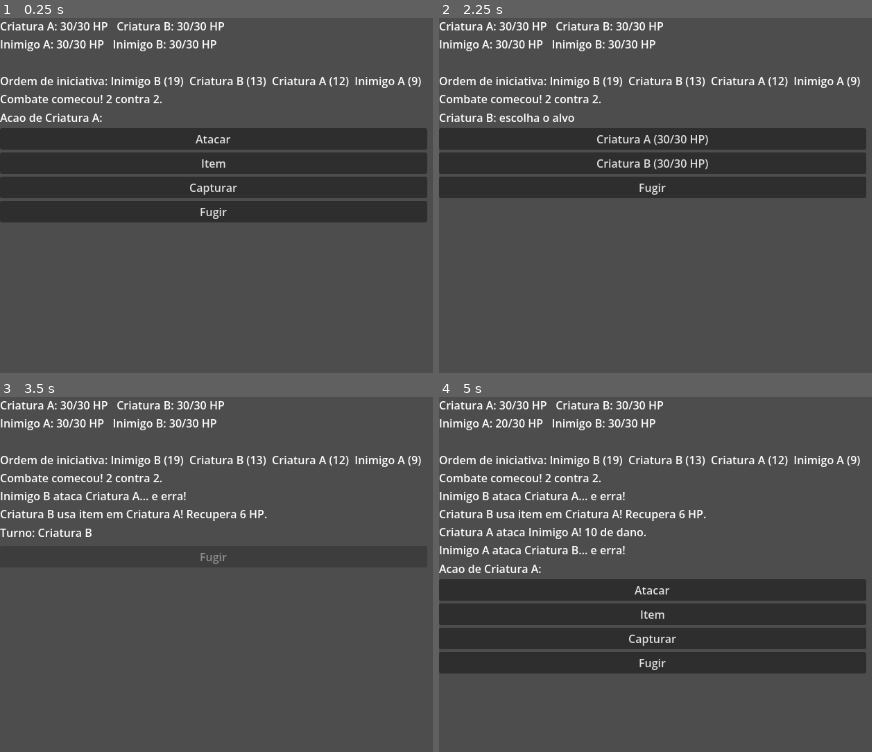
Above: before the commit, frames 1-4 (two rows, left to right).
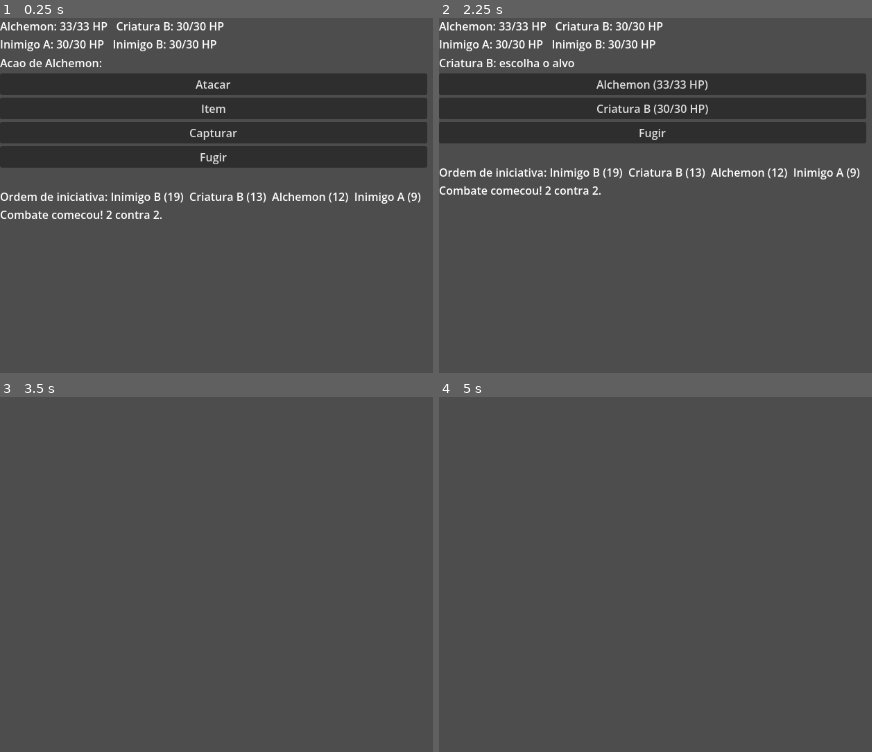
Above: after the commit, the same moments.

Repository: mnedel-ops/TCC-Combate
Game: Godot game, scene res://combat_prototype.tscn
The game is run twice, just before and just after one commit, with the same random seed, the same clock (stepped at 60 frames per second) and the same inputs.
Inputs (mouse positions are in pixels of both pictures, inside the frame that each line leads up to):
- Up to frame 1 (0.25 s): no input
- Up to frame 2 (2.25 s): click "Atacar" at 0.5 s; click "Inimigo A (30/30 HP)" at 1.25 s; click "Item" at 2 s
- Up to frame 3 (3.5 s): click (212, 517) at 2.75 s, where only the run before the commit has a clickable "Criatura A (30/30 HP)"
- Up to frame 4 (5 s): tap Enter at 4.25 s

The runs differ from the first frame. In frame 1, 30% of the frame differs, in the area x 0-99%, y 1-58%; in frame 2, 28%; in frame 3, 4.2%; in frame 4, 29%.

Commit message:
Comecei a refatorar
Criei um resource para armazenar os alchemons. o combate cria a criatura a partir da ficha e torna local.

Diff:
--- /dev/null
+++ b/new-game-project/Alchemons/Alchemon-Generico.tres
@@ -0,0 +1,10 @@
+[gd_resource type="Resource" script_class="alchemon_sheet" format=3 uid="uid://b3mk6fhvww3jr"]
+
+[ext_resource type="Script" uid="uid://cxfaplp86c865" path="res://Alchemons/AlchemonSheet.gd" id="1_0qt6n"]
+
+[resource]
+script = ExtResource("1_0qt6n")
+id = 1
+name = "Alchemon"
+max_hp = 33
+metadata/_custom_type_script = "uid://cxfaplp86c865"
--- /dev/null
+++ b/new-game-project/Alchemons/AlchemonDataBase.gd
@@ -0,0 +1,7 @@
+class_name AlchemonDataBase extends Resource
+@export var alchemons : Array[alchemon_sheet]
+func get_sheet(id: int) -> alchemon_sheet:
+	for item in alchemons:
+		if item.id == id:
+			return item
+	return null
--- /dev/null
+++ b/new-game-project/Alchemons/AlchemonDataBaseComplete.tres
@@ -0,0 +1,10 @@
+[gd_resource type="Resource" script_class="AlchemonDataBase" format=3 uid="uid://mjh0owhcv1br"]
+
+[ext_resource type="Script" uid="uid://cxfaplp86c865" path="res://Alchemons/AlchemonSheet.gd" id="1_5fle6"]
+[ext_resource type="Script" uid="uid://dbofwuofp1xai" path="res://Alchemons/AlchemonDataBase.gd" id="1_nrgsa"]
+[ext_resource type="Resource" uid="uid://b3mk6fhvww3jr" path="res://Alchemons/Alchemon-Generico.tres" id="2_noolv"]
+
+[resource]
+script = ExtResource("1_nrgsa")
+alchemons = Array[ExtResource("1_5fle6")]([null, ExtResource("2_noolv")])
+metadata/_custom_type_script = "uid://dbofwuofp1xai"
--- /dev/null
+++ b/new-game-project/Alchemons/AlchemonSheet.gd
@@ -0,0 +1,6 @@
+class_name alchemon_sheet extends Resource
+#Ficha da criatura.
+#Inserir os atributos das criaturas.
+@export var id: int
+@export var name: String
+@export var max_hp: int
--- a/new-game-project/combat_prototype.gd
+++ b/new-game-project/combat_prototype.gd
@@ -6,6 +6,8 @@
 const FLEE_CHANCE := 5.0 / 6.0
 const CAPTURE_CHANCE := 2.0 / 6.0
 const ITEM_HEAL_AMOUNT := 6
+
+@export var alchemon : alchemon_sheet
 
 # Uma criatura em combate (jogador ou inimiga).
 class Combatant:
@@ -41,7 +43,6 @@
 		kind = p_kind
 		target = p_target
 
-
 @onready var log_label: Label = $VBoxContainer/LogLabel
 @onready var hp_label: Label = $VBoxContainer/HPLabel
 @onready var turn_label: Label = $VBoxContainer/TurnLabel
@@ -61,7 +62,7 @@
 
 func _ready() -> void:
 	player_team = [
-		Combatant.new("Criatura A", MAX_HP, true),
+		Combatant.new(alchemon.name, alchemon.max_hp, true),
 		Combatant.new("Criatura B", MAX_HP, true),
 	]
 	enemy_team = [
@@ -160,7 +161,7 @@
 func _resolve_round() -> void:
 	is_resolving = true
 	_clear_action_buttons()
-	flee_button.disabled = true
+	_set_flee_disabled(true)
 
 	for combatant in turn_order:
 		if combat_over:
@@ -185,7 +186,7 @@
 
 	if not combat_over:
 		is_resolving = false
-		flee_button.disabled = false
+		_set_flee_disabled(false)
 		_start_action_selection()
 
 
@@ -196,24 +197,57 @@
 	return null
 
 
+# Passo 2 de refatoracao pra DOP: essas funcoes agora sao puras - recebem dado,
+# calculam, devolvem o resultado num Dictionary. Nao chamam _log, nao sabem
+# que existe UI. Quem decide como mostrar o resultado eh _log_result().
+func _resolve_attack(actor: Combatant, target: Combatant) -> Dictionary:
+	if randf() < MISS_CHANCE:
+		return {"kind": "attack_miss", "actor": actor, "target": target}
+
+	target.take_damage(ATTACK_DAMAGE)
+	return {"kind": "attack_hit", "actor": actor, "target": target, "damage": ATTACK_DAMAGE}
+
+
+func _resolve_item(actor: Combatant, target: Combatant) -> Dictionary:
+	target.heal(ITEM_HEAL_AMOUNT)
+	return {"kind": "item_used", "actor": actor, "target": target, "amount": ITEM_HEAL_AMOUNT}
+
+
+func _resolve_capture(actor: Combatant, target: Combatant) -> Dictionary:
+	if randf() < CAPTURE_CHANCE:
+		target.alive = false
+		target.hp = 0
+		return {"kind": "capture_success", "actor": actor, "target": target}
+
+	return {"kind": "capture_fail", "actor": actor, "target": target}
+
+
+# Unico lugar que traduz resultado -> texto. Trocar de idioma, formato,
+# ou até de UI (som, animacao) muda so aqui, nunca nas funcoes de calculo acima.
+func _log_result(result: Dictionary) -> void:
+	match result.kind:
+		"attack_miss":
+			_log("%s ataca %s... e erra!" % [result.actor.creature_name, result.target.creature_name])
+		"attack_hit":
+			_log("%s ataca %s! %d de dano." % [result.actor.creature_name, result.target.creature_name, result.damage])
+		"item_used":
+			_log("%s usa item em %s! Recupera %d HP." % [result.actor.creature_name, result.target.creature_name, result.amount])
+		"capture_success":
+			_log("%s captura %s! Retirado do combate." % [result.actor.creature_name, result.target.creature_name])
+		"capture_fail":
+			_log("Tentativa de capturar %s falhou!" % result.target.creature_name)
+
+
 func _execute_action(action: PendingAction) -> void:
+	var result: Dictionary
 	match action.kind:
 		"attack":
-			if randf() < MISS_CHANCE:
-				_log("%s ataca %s... e erra!" % [action.actor.creature_name, action.target.creature_name])
-			else:
-				action.target.take_damage(ATTACK_DAMAGE)
-				_log("%s ataca %s! %d de dano." % [action.actor.creature_name, action.target.creature_name, ATTACK_DAMAGE])
+			result = _resolve_attack(action.actor, action.target)
 		"item":
-			action.target.heal(ITEM_HEAL_AMOUNT)
-			_log("%s usa item em %s! Recupera %d HP." % [action.actor.creature_name, action.target.creature_name, ITEM_HEAL_AMOUNT])
+			result = _resolve_item(action.actor, action.target)
 		"capture":
-			if randf() < CAPTURE_CHANCE:
-				_log("%s captura %s! Retirado do combate." % [action.actor.creature_name, action.target.creature_name])
-				action.target.alive = false
-				action.target.hp = 0
-			else:
-				_log("Tentativa de capturar %s falhou!" % action.target.creature_name)
+			result = _resolve_capture(action.actor, action.target)
+	_log_result(result)
 
 
 func _check_combat_end() -> void:
@@ -236,7 +270,7 @@
 func _resolve_flee() -> void:
 	is_resolving = true
 	_clear_action_buttons()
-	flee_button.disabled = true
+	_set_flee_disabled(true)
 	turn_label.text = "Equipe tenta fugir..."
 
 	if randf() < FLEE_CHANCE:
@@ -255,11 +289,7 @@
 		var target: Combatant = alive_players[randi() % alive_players.size()]
 
 		turn_label.text = "Turno: %s" % enemy.creature_name
-		if randf() < MISS_CHANCE:
-			_log("%s ataca %s... e erra!" % [enemy.creature_name, target.creature_name])
-		else:
-			target.take_damage(ATTACK_DAMAGE)
-			_log("%s ataca %s! %d de dano." % [enemy.creature_name, target.creature_name, ATTACK_DAMAGE])
+		_log_result(_resolve_attack(enemy, target))
 		_update_hp_label()
 		_check_combat_end()
 		if combat_over:
@@ -268,16 +298,21 @@
 
 	if not combat_over:
 		is_resolving = false
-		flee_button.disabled = false
+		_set_flee_disabled(false)
 		_start_action_selection()
 
 
 func _end_combat(player_won: bool) -> void:
 	combat_over = true
 	_clear_action_buttons()
-	flee_button.disabled = true
+	_set_flee_disabled(true)
 	turn_label.text = "Fim de combate."
 	_log("Vitoria!" if player_won else "Derrota!")
+
+
+func _set_flee_disabled(value: bool) -> void:
+	if is_instance_valid(flee_button):
+		flee_button.disabled = value
 
 
 func _add_action_button(text: String, callback: Callable) -> void:
--- a/new-game-project/combat_prototype.tscn
+++ b/new-game-project/combat_prototype.tscn
@@ -1,6 +1,7 @@
 [gd_scene format=3 uid="uid://cu7rjl5nf5x3b"]
 
 [ext_resource type="Script" uid="uid://dxtvb8ic4qnok" path="res://combat_prototype.gd" id="1_mqu1t"]
+[ext_resource type="Resource" uid="uid://b3mk6fhvww3jr" path="res://Alchemons/Alchemon-Generico.tres" id="2_a14sk"]
 
 [node name="CombatPrototype" type="Control" unique_id=1823080993]
 layout_mode = 3
@@ -10,6 +11,7 @@
 grow_horizontal = 2
 grow_vertical = 2
 script = ExtResource("1_mqu1t")
+alchemon = ExtResource("2_a14sk")
 
 [node name="VBoxContainer" type="VBoxContainer" parent="." unique_id=860667491]
 layout_mode = 0
@@ -17,9 +19,6 @@
 offset_bottom = 40.0
 
 [node name="HPLabel" type="Label" parent="VBoxContainer" unique_id=941732274]
-layout_mode = 2
-
-[node name="LogLabel" type="Label" parent="VBoxContainer" unique_id=25093688]
 layout_mode = 2
 
 [node name="TurnLabel" type="Label" parent="VBoxContainer" unique_id=11963580]
@@ -44,5 +43,8 @@
 layout_mode = 2
 text = "Fugir"
 
+[node name="LogLabel" type="Label" parent="VBoxContainer" unique_id=25093688]
+layout_mode = 2
+
 [node name="TargetButtons" type="HBoxContainer" parent="VBoxContainer" unique_id=1398999343]
 layout_mode = 2
--- a/new-game-project/project.godot
+++ b/new-game-project/project.godot
@@ -15,6 +15,12 @@
 config/features=PackedStringArray("4.6", "GL Compatibility")
 config/icon="res://icon.svg"
 
+[file_customization]
+
+folder_colors={
+"res://Alchemons/": "red"
+}
+
 [physics]
 
 3d/physics_engine="Jolt Physics"
Not shown, added: new-game-project/Alchemons/AlchemonDataBase.gd.uid
Not shown, added: new-game-project/Alchemons/AlchemonSheet.gd.uid
